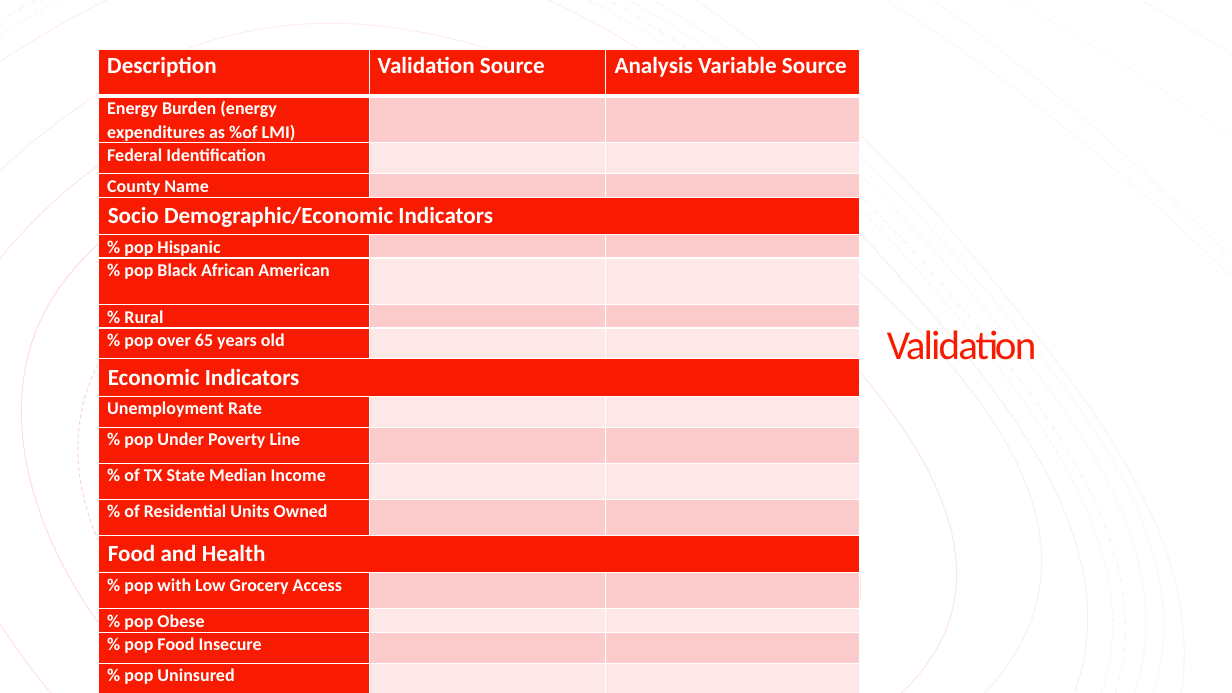
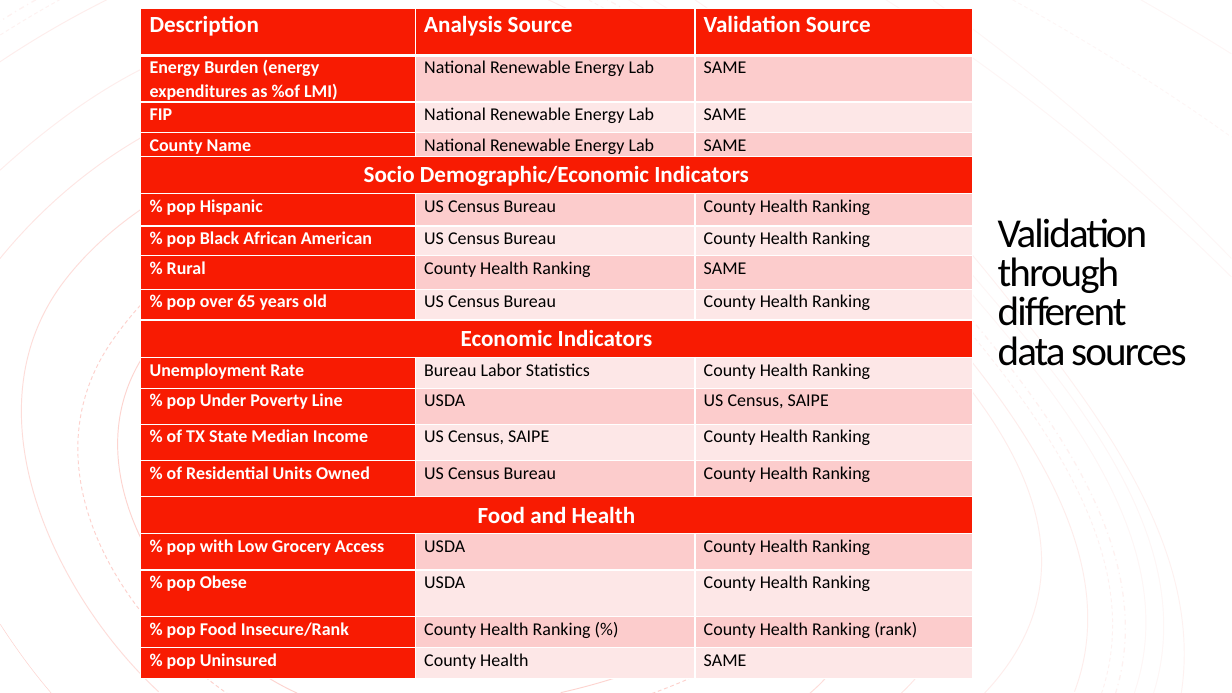
Before and after one commit to cnagbim/Data-Management-Final-Project-Agbim, a slide deck: slide 9 of writing_literature_present/final_presentation.pptx. Drawn at 1232x693 pixels with LibreOffice and Linux fonts; fonts in the diff are those of the drawing. Boxes give left, top, right and bottom in pixels: in the first picture for what was removed or moved away, otherwise in the second. Text is boxed around its words. In the diff, an @@ line names an element or a change of style, - is before the commit and + after.

```diff
--- a/writing_literature_present/final_presentation.pptx
+++ b/writing_literature_present/final_presentation.pptx
@@ table at (x1=140, y1=9, x2=972, y2=673) @@
-row 1, column 2: Validation Source
+row 1, column 2: Analysis Source
-row 1, column 3: Analysis Variable Source
+row 1, column 3: Validation Source
-row 2, column 2: 
+row 2, column 2: National Renewable Energy Lab
-row 2, column 3: 
+row 2, column 3: SAME
-row 3: Federal Identification |  | 
+row 3: FIP | National Renewable Energy Lab | SAME
-row 4, column 2: 
+row 4, column 2: National Renewable Energy Lab
-row 4, column 3: 
+row 4, column 3: SAME
-row 6, column 2: 
+row 6, column 2: US Census Bureau
-row 6, column 3: 
+row 6, column 3: County Health Ranking
-row 7, column 2: 
+row 7, column 2: US Census Bureau
-row 7, column 3: 
+row 7, column 3: County Health Ranking
-row 8, column 2: 
+row 8, column 2: County Health Ranking
-row 8, column 3: 
+row 8, column 3: SAME
-row 9, column 2: 
+row 9, column 2: US Census Bureau
-row 9, column 3: 
+row 9, column 3: County Health Ranking
-row 11, column 2: 
+row 11, column 2: Bureau Labor Statistics
-row 11, column 3: 
+row 11, column 3: County Health Ranking
-row 12, column 2: 
+row 12, column 2: USDA
-row 12, column 3: 
+row 12, column 3: US Census, SAIPE
-row 13, column 2: 
+row 13, column 2: US Census, SAIPE
-row 13, column 3: 
+row 13, column 3: County Health Ranking
-row 14, column 2: 
+row 14, column 2: US Census Bureau
-row 14, column 3: 
+row 14, column 3: County Health Ranking
-row 16, column 2: 
+row 16, column 2: USDA
-row 16, column 3: 
+row 16, column 3: County Health Ranking
-row 17, column 2: 
+row 17, column 2: USDA
-row 17, column 3: 
+row 17, column 3: County Health Ranking
-row 18: % pop Food Insecure |  | 
+row 18: % pop Food Insecure/Rank | County Health Ranking (%) | County Health Ranking (rank)
-row 19, column 2: 
+row 19, column 2: County Health
-row 19, column 3: 
+row 19, column 3: SAME
@@ alignment left to centre @@
@@ table resized from (x1=99, y1=50, x2=860, y2=688) to (x1=140, y1=9, x2=972, y2=673) @@
@@ title at (x1=998, y1=218, x2=1186, y2=366): text changed; text colour #F81B02 to #000000 @@
-Validation
+Validation through different data sources
```
Also in this commit, not shown: 4 other slides changed, 1 slide added, 1 slide removed, 7 other files.
